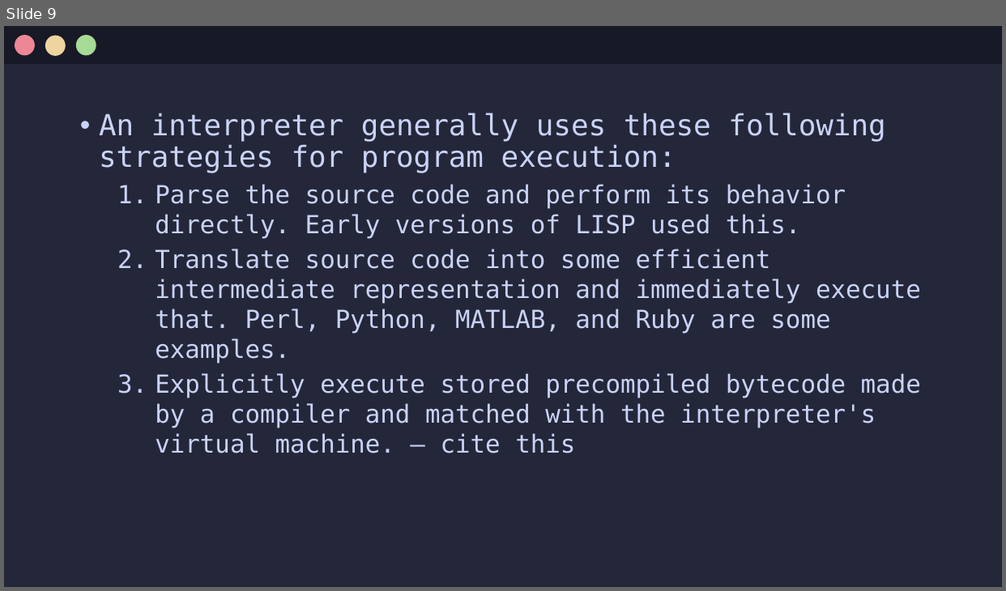
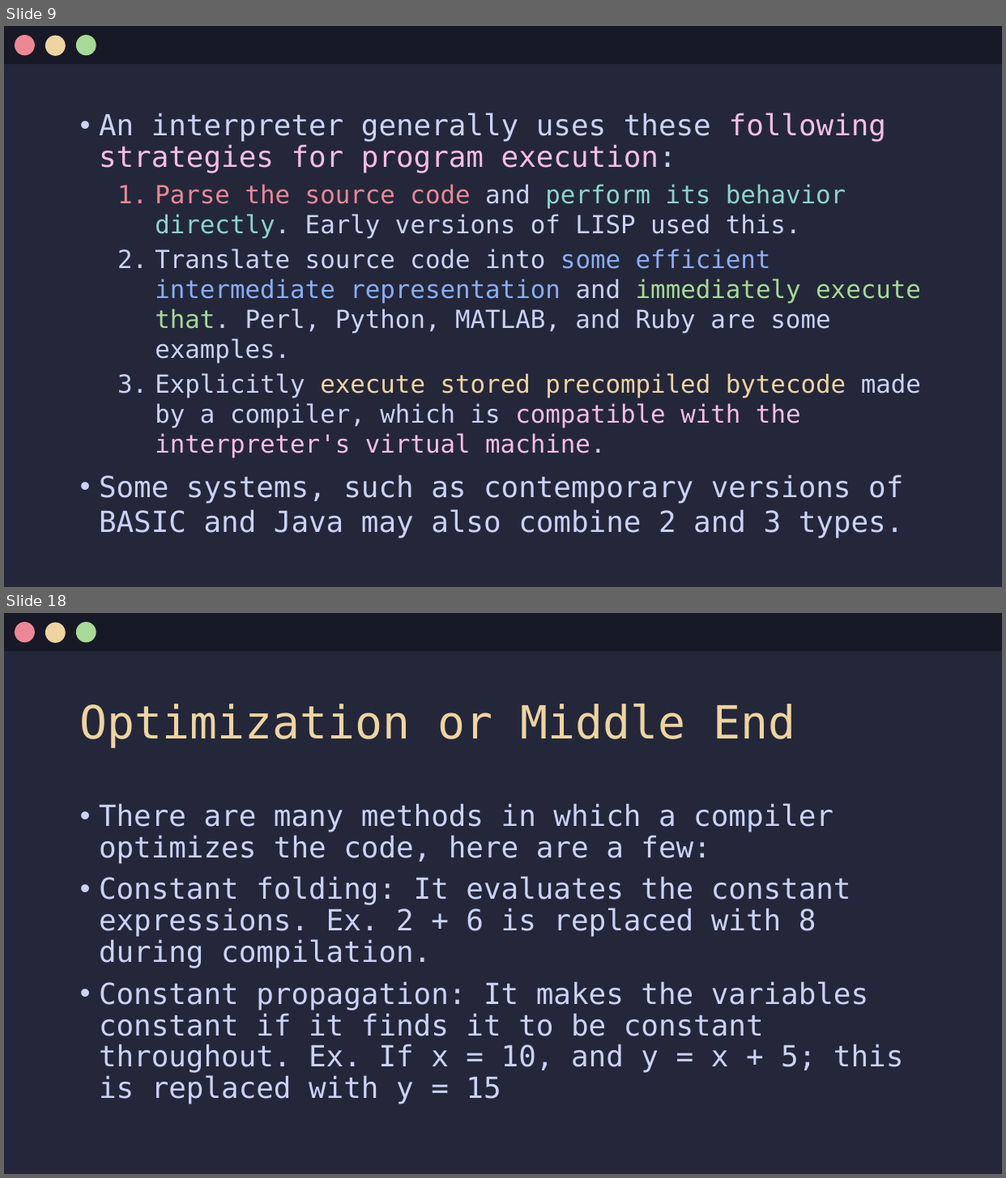
Before and after one commit to Jx-ls/custom-compiler, a slide deck: Compilers.pptx. Shown one above the other, each under a label of ours: slide 9 before the commit, slides 9 and 18 after it; the slides between them are not shown. The pictures are 1006x591 and 1006x1178 pixels, drawn with LibreOffice and Linux fonts; fonts in the diff are those of the drawing. Boxes give left, top, right and bottom in pixels: in the first picture for what was removed or moved away, otherwise in the second. Text is boxed around its words. In the diff, an @@ line names an element or a change of style, - is before the commit and + after.

Commit message:
added jit, optimizers, backend, and colors

```diff
--- a/Compilers.pptx
+++ b/Compilers.pptx
@@ slide 18 added at bbox=[4, 613, 1002, 1174], background #24273A @@
@@ rectangle added at bbox=[4, 613, 1002, 651], fill #181926 @@
@@ ellipse added at bbox=[15, 622, 35, 642], fill #ED8796 @@
@@ ellipse added at bbox=[45, 622, 66, 642], fill #EED49F @@
@@ ellipse added at bbox=[76, 622, 96, 642], fill #A6DA95 @@
@@ title added at bbox=[80, 704, 796, 748], 44 pt, text #EED49F @@
+Optimization or Middle End
@@ text added at bbox=[99, 803, 903, 1105], 28 pt, text #CAD3F5 @@
+• There are many methods in which a compiler optimizes the code, here are a few:
+• Constant folding: It evaluates the constant expressions. Ex. 2 + 6 is replaced with 8 during compilation.
+• Constant propagation: It makes the variables constant if it finds it to be constant throughout. Ex. If x = 10, and y = x + 5; this is replaced with y = 15
@@ slide 9 changed as well @@
@@ text at bbox=[99, 113, 921, 364]: text colour #CAD3F5 to #F5BDE6 in "following strategies for program execution:"; text colour #CAD3F5 to #ED8796 in "Parse the source code"; text colour #CAD3F5 to #8BD5CA in "perform its behavior directly."; text colour #CAD3F5 to #8AADF4 in "some efficient intermediate representation"; text colour #CAD3F5 to #A6DA95 in "immediately execute that." @@
@@ text at bbox=[99, 373, 921, 539]: text changed @@
-  3. Explicitly execute stored precompiled bytecode made by a compiler and matched with the interpreter's virtual machine. – cite this
+  3. Explicitly execute stored precompiled bytecode made by a compiler, which is compatible with the interpreter's virtual machine.
+• Some systems, such as contemporary versions of BASIC and Java may also combine 2 and 3 types.
```
Also in this commit, not shown: 12 other slides changed, 7 other slides added, 11 slides removed.
